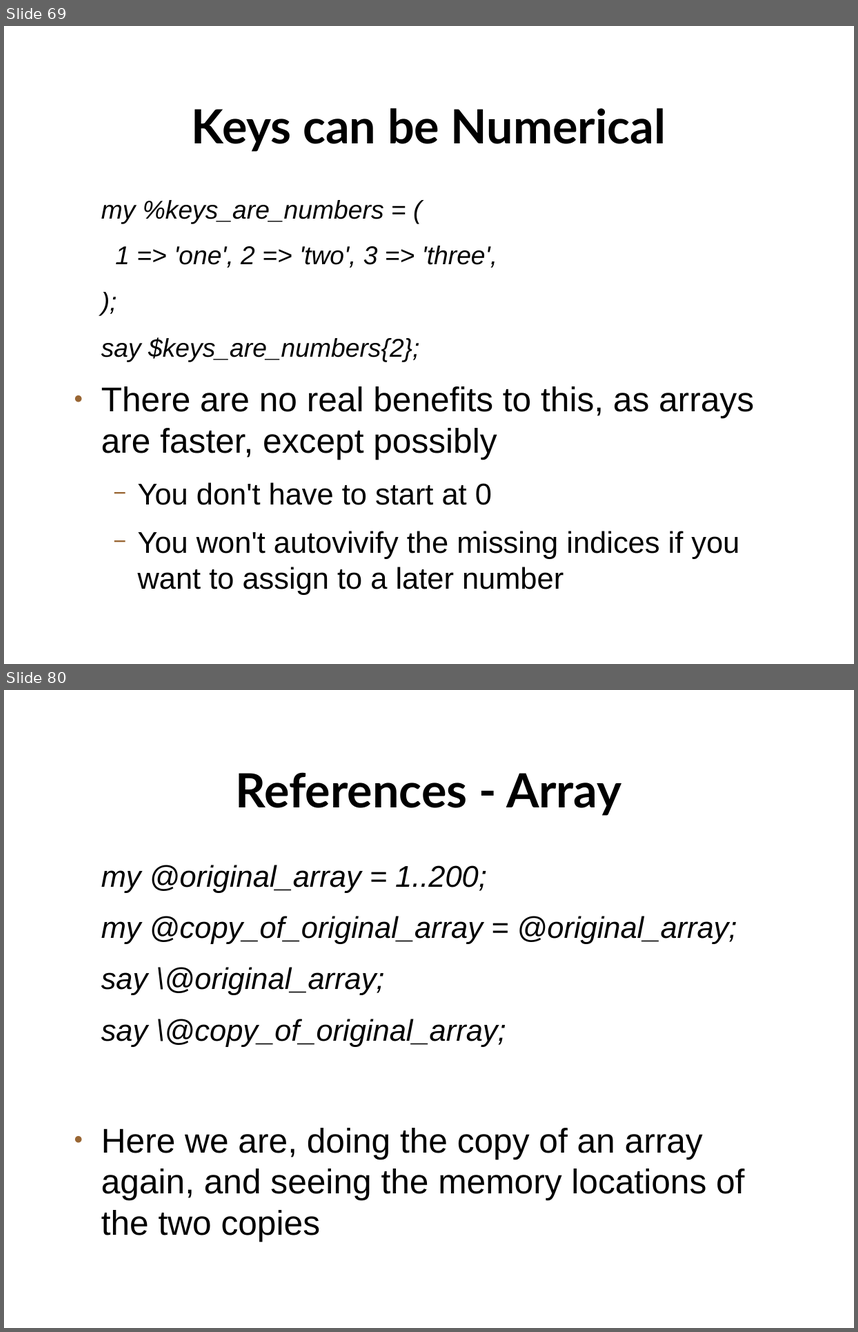
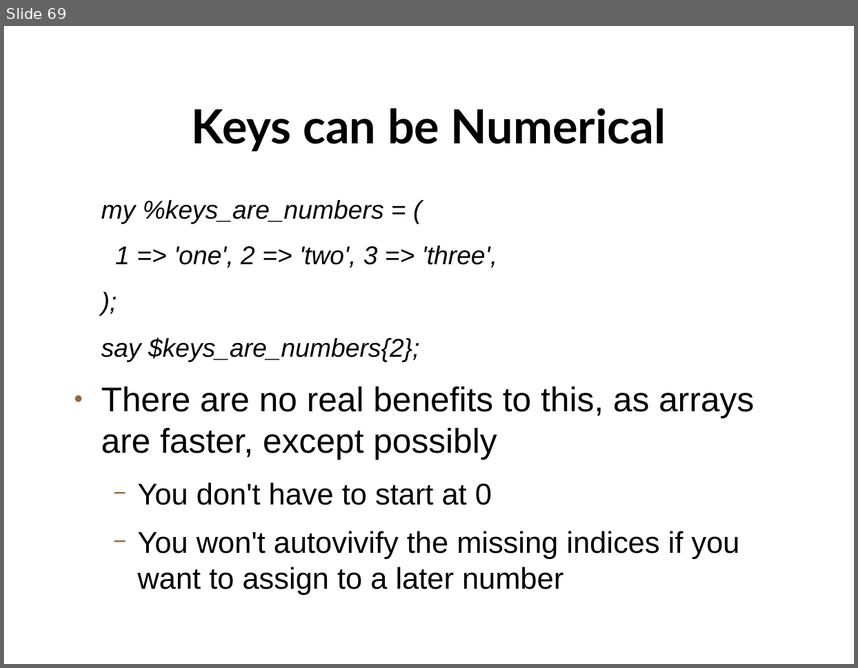
Before and after one commit to setitesuk/basic_perl_course, a slide deck: 04-variables_and_data_structures/variables_data_structures.odp. Shown one above the other, each under a label of ours: slides 69 and 80 before the commit, slide 69 after it; the slides between them are not shown. The pictures are 858x1332 and 858x668 pixels, drawn with LibreOffice and Linux fonts; fonts in the diff are those of the drawing; background and template pictures are left out. Boxes give left, top, right and bottom in pixels: in the first picture for what was removed or moved away, otherwise in the second. Text is boxed around its words. In the diff, an @@ line names an element or a change of style, - is before the commit and + after.

Commit message:
separate out variable from references and data structures

```diff
--- a/04-variables_and_data_structures/variables_data_structures.odp
+++ b/04-variables_and_data_structures/variables_data_structures.odp
@@ slide 80 removed at bbox=[4, 690, 854, 1328], background picture (left out) @@
@@ title removed at bbox=[236, 772, 622, 816] @@
-References - Array
@@ text removed at bbox=[101, 865, 744, 1241] @@
-my @original_array = 1..200;
-my @copy_of_original_array = @original_array;
-say \@original_array;
-say \@copy_of_original_array;
-● Here we are, doing the copy of an array again, and seeing the memory locations of the two copies
```
Also in this commit, not shown: 2 slides changed, 26 other slides removed, 5 other files.
